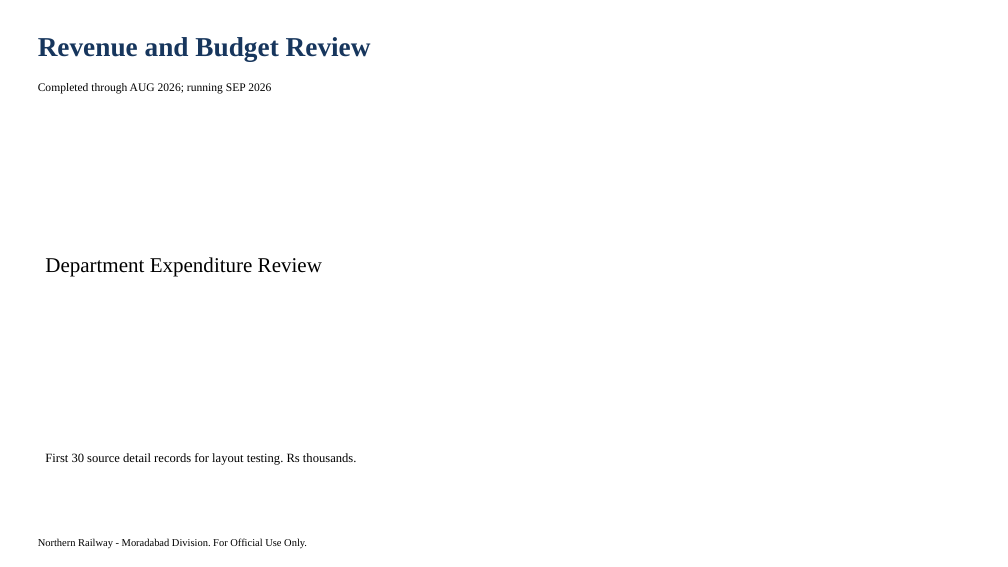
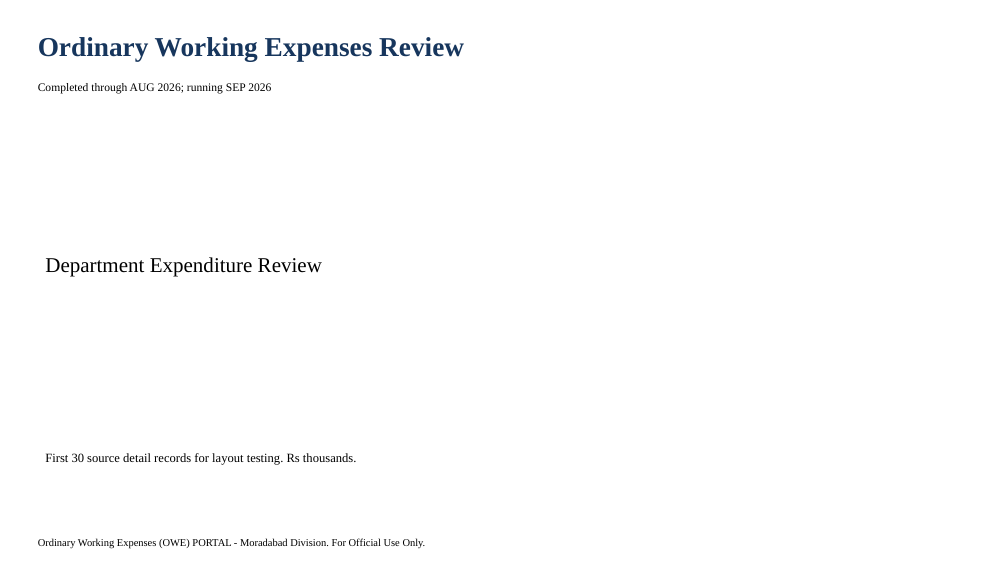
Before and after one commit to girishtiwari007/MBRLR, a slide deck: slide 1 of .export-validation/display/display.pptx. Drawn at 1008x567 pixels with LibreOffice and Linux fonts; fonts in the diff are those of the drawing. Boxes give left, top, right and bottom in pixels: in the first picture for what was removed or moved away, otherwise in the second. Text is boxed around its words. In the diff, an @@ line names an element or a change of style, - is before the commit and + after.

```diff
--- a/.export-validation/display/display.pptx
+++ b/.export-validation/display/display.pptx
@@ text at (x1=38, y1=37, x2=464, y2=61): text changed @@
-Revenue and Budget Review
+Ordinary Working Expenses Review
@@ text at (x1=38, y1=539, x2=426, y2=549): text changed @@
-Northern Railway - Moradabad Division. For Official Use Only.
+Ordinary Working Expenses (OWE) PORTAL - Moradabad Division. For Official Use Only.
```
Also in this commit, not shown: 22 other slides changed, 34 other files.
